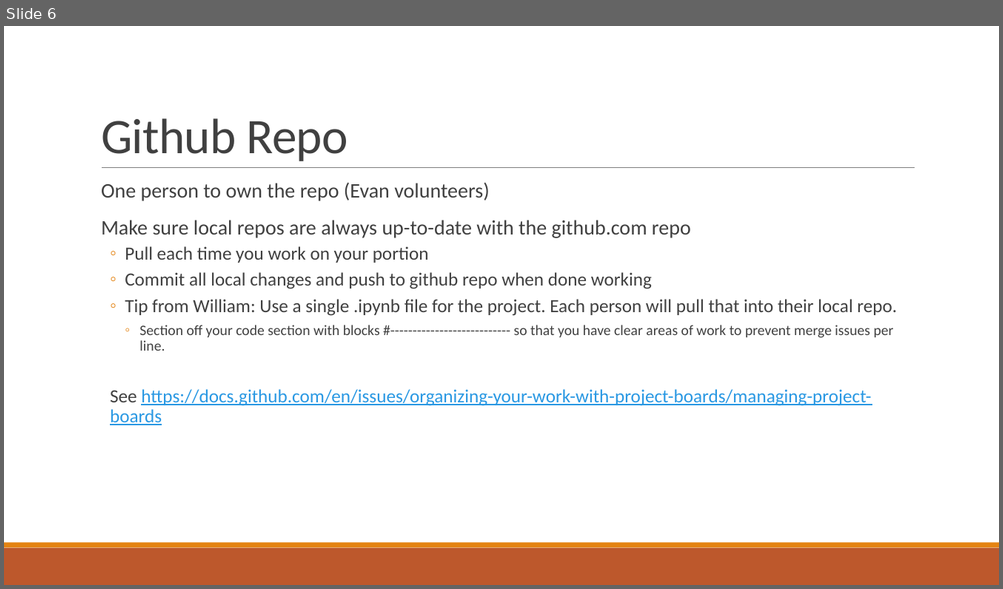
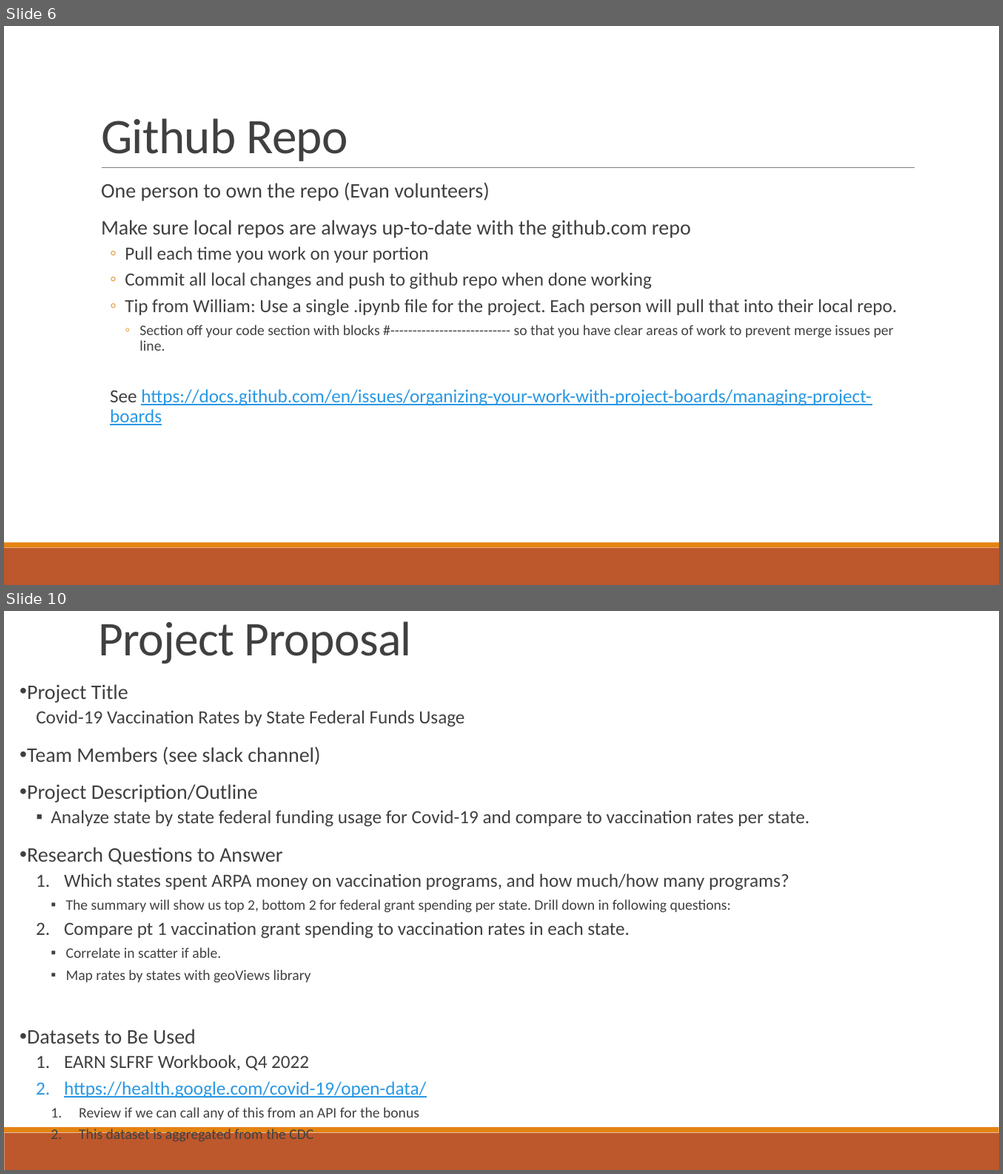
Before and after one commit to Evdawg/Project_1_Covid_Data, a slide deck: Project notes.pptx. Shown one above the other, each under a label of ours: slide 6 before the commit, slides 6 and 10 after it; the slides between them are not shown. The pictures are 1003x589 and 1003x1174 pixels, drawn with LibreOffice and Linux fonts; fonts in the diff are those of the drawing. Boxes give left, top, right and bottom in pixels: in the first picture for what was removed or moved away, otherwise in the second. Text is boxed around its words. In the diff, an @@ line names an element or a change of style, - is before the commit and + after.

```diff
--- a/Project notes.pptx
+++ b/Project notes.pptx
@@ slide 10 added at [4, 611, 999, 1170], background #FFFFFF; not listed: 2 template elements that a slide beside it also shows @@
@@ text added at [98, 621, 412, 664], 46.8 pt, text #404040 @@
+Project Proposal
@@ text added at [27, 684, 810, 1142], 18 pt, text #404040 @@
+• Project Title
+  Covid-19 Vaccination Rates by State Federal Funds Usage
+• Team Members (see slack channel)
+• Project Description/Outline
+  ▪ Analyze state by state federal funding usage for Covid-19 and compare to vaccination rates per state.
+• Research Questions to Answer
+  1. Which states spent ARPA money on vaccination programs, and how much/how many programs?
+    ▪ The summary will show us top 2, bottom 2 for federal grant spending per state. Drill down in following questions:
+  2. Compare pt 1 vaccination grant spending to vaccination rates in each state.
+    ▪ Correlate in scatter if able.
+    ▪ Map rates by states with geoViews library
+• Datasets to Be Used
+  1. EARN SLFRF Workbook, Q4 2022
+  2. https://health.google.com/covid-19/open-data/
+    1. Review if we can call any of this from an API for the bonus
+    2. This dataset is aggregated from the CDC
```
Also in this commit, not shown: 2 slides changed, 4 other slides added.
